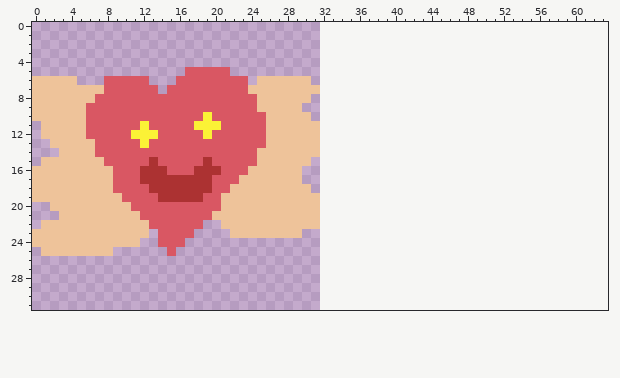
One commit to this pixel-art sprite: assets/corsales.png. The picture above was drawn from the file before the commit.
The file is 32x32 pixels. The old version is drawn lined up with the new one, on the new canvas.
Now the later version:
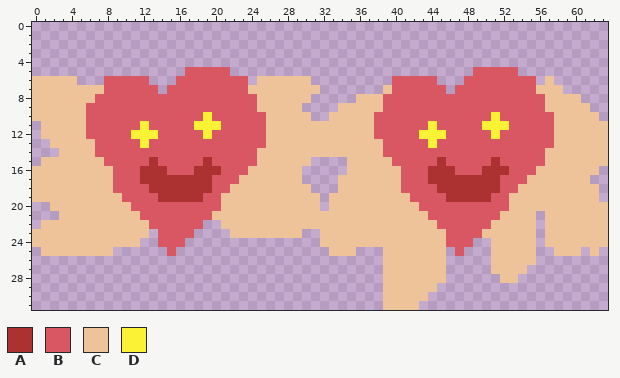
Palette (. is transparent): A #ac3232  B #d95763  C #eec39a  D #fbf236
From old to new:
canvas 32x32 -> 64x32
The edit adds colour A in row 15 at x 45 and 51; in row 16 at x 44 to 46 and 50 to 52; in row 17 at x 44 to 51; in row 18 at x 45 to 51; in row 19 at x 46 to 50.
The edit adds colour B in row 5 at x 49 to 53; in row 6 at x 40 to 44 and 48 to 55; in row 7 at x 40 to 45 and 47 to 55; in rows 8 to 9 at x 39 to 56; in row 10 at x 38 to 50 and 52 to 57; in row 11 at x 38 to 43, 45 to 49 and 53 to 57.
The edit adds colour B in row 12 at x 38 to 42, 46 to 50 and 52 to 57; in row 13 at x 39 to 43 and 45 to 57; in row 14 at x 39 to 56; in row 15 at x 40 to 44, 46 to 50 and 52 to 56; in row 16 at x 41 to 43, 47 to 49 and 53 to 55; in row 17 at x 41 to 43 and 52 to 54.
The edit adds colour B in row 18 at x 41 to 44 and 52 to 53; in row 19 at x 42 to 45 and 51 to 52; in row 20 at x 43 to 52; in row 21 at x 44 to 51; in row 22 at x 45 to 50; in row 23 at x 46 to 49.
The edit adds colour B in row 24 at x 46 to 48; in row 25 at x 47.
The edit adds colour C in row 6 at x 57; in row 7 at x 39 and 56 to 58; in row 8 at x 36 to 38 and 57 to 60; in row 9 at x 34 to 38 and 57 to 61; in row 10 at x 33 to 37 and 58 to 62; in rows 11 to 12 at x 32 to 37 and 58 to 63.
The edit adds colour C in row 13 at x 32 to 38 and 58 to 63; in row 14 at x 32 to 38 and 57 to 63; in row 15 at x 35 to 39 and 57 to 63; in row 16 at x 35 to 40 and 56 to 62; in row 17 at x 34 to 40 and 55 to 61; in row 18 at x 34 to 40 and 54 to 62.
The edit adds colour C in row 19 at x 33 to 41 and 53 to 62; in row 20 at x 33 to 42 and 53 to 63; in row 21 at x 32 to 43, 52 to 55 and 57 to 63; in row 22 at x 32 to 44, 51 to 55 and 57 to 63; in row 23 at x 32 to 45, 50 to 55 and 57 to 63; in row 24 at x 32 to 45, 51 to 55 and 57 to 63.
The edit adds colour C in row 25 at x 33 to 35, 39 to 45, 51 to 55, 58 to 60 and 62; in row 26 at x 39 to 45 and 51 to 55; in row 27 at x 39 to 45 and 51 to 54; in row 28 at x 39 to 45 and 52 to 53; in row 29 at x 39 to 44; in row 30 at x 39 to 43.
The edit adds colour C in row 31 at x 39 to 42.
The edit adds colour D in row 10 at x 51; in row 11 at x 44 and 50 to 52; in row 12 at x 43 to 45 and 51; in row 13 at x 44.
Boxes around the changes in both pictures, in picture pixels (x1, y1, x2, y2):
added: (320, 67, 608, 310)
